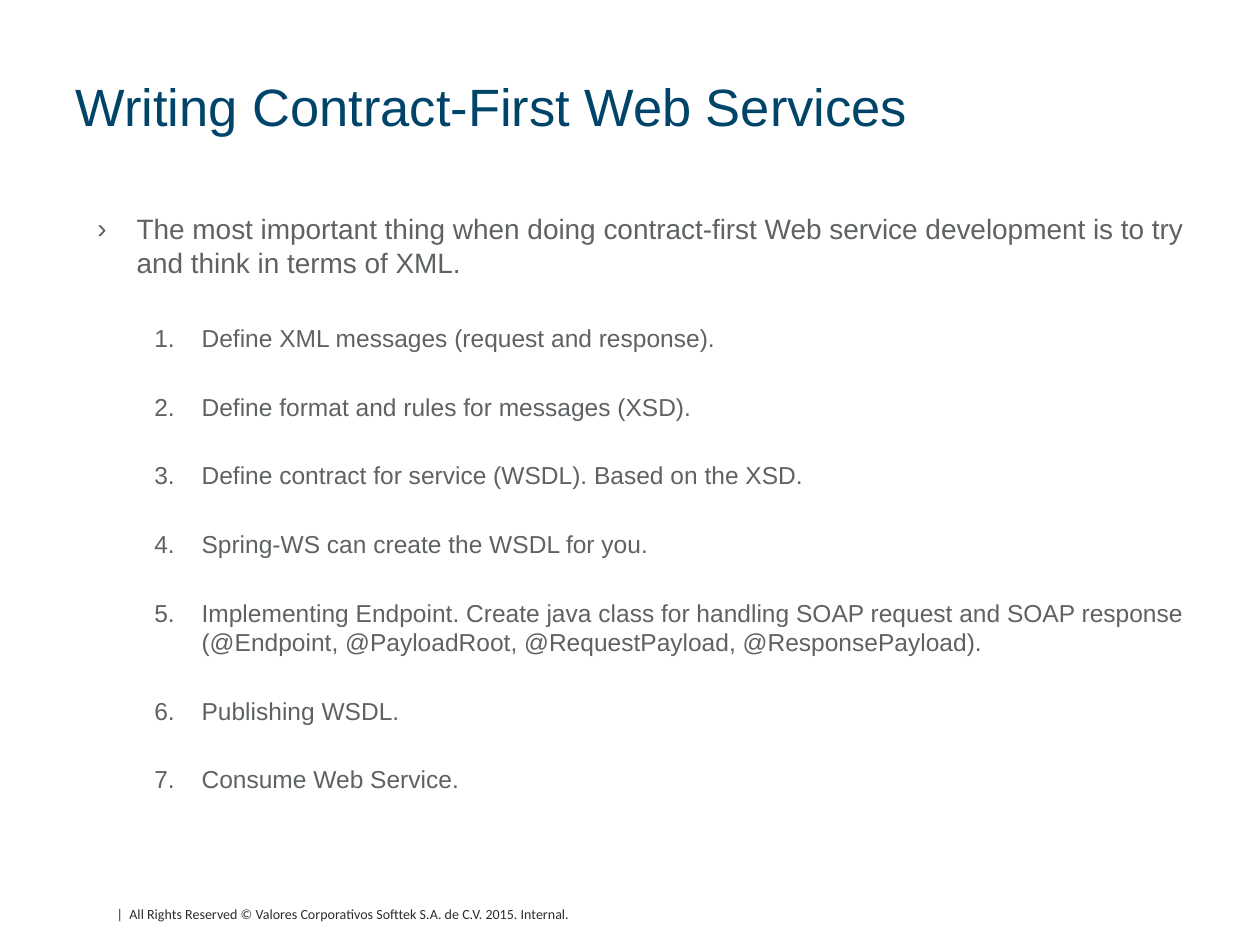
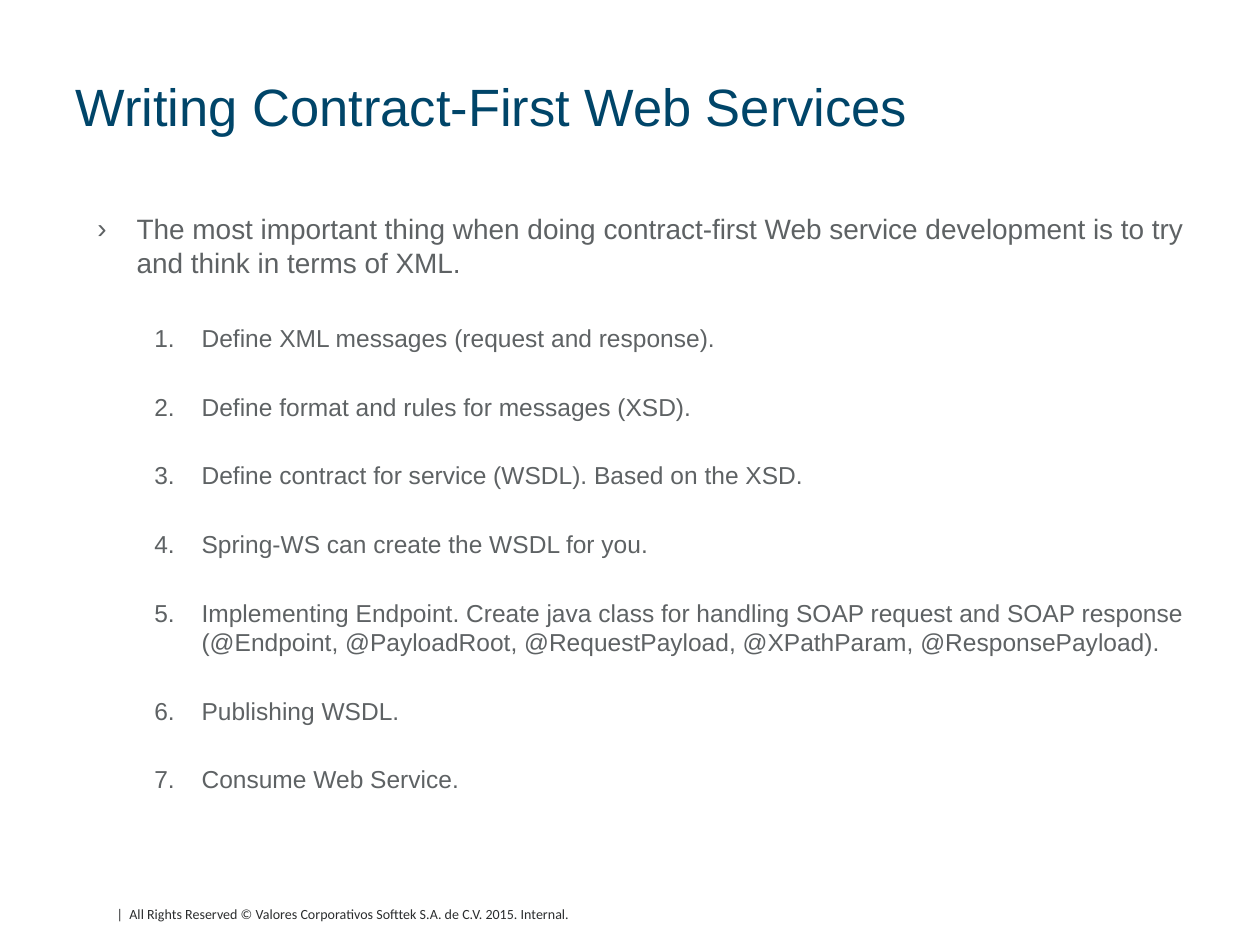
Before and after one commit to DavidHertz/WebServices, a slide deck: slide 30 of SOAP/doc/SOAP.pptx. Drawn at 1260x945 pixels with LibreOffice and Linux fonts; fonts in the diff are those of the drawing; background and template pictures are left out. Boxes give left, top, right and bottom in pixels: in the first picture for what was removed or moved away, otherwise in the second. Text is boxed around its words. In the diff, an @@ line names an element or a change of style, - is before the commit and + after.

Commit message:
[PPT] Adding xpath and jaxb

```diff
--- a/SOAP/doc/SOAP.pptx
+++ b/SOAP/doc/SOAP.pptx
@@ text at (202, 604, 1183, 656): text changed @@
-  5. Implementing Endpoint. Create java class for handling SOAP request and SOAP response (@Endpoint, @PayloadRoot, @RequestPayload, @ResponsePayload).
+  5. Implementing Endpoint. Create java class for handling SOAP request and SOAP response (@Endpoint, @PayloadRoot, @RequestPayload, @XPathParam, @ResponsePayload).
```
Also in this commit, not shown: 4 slides added.
